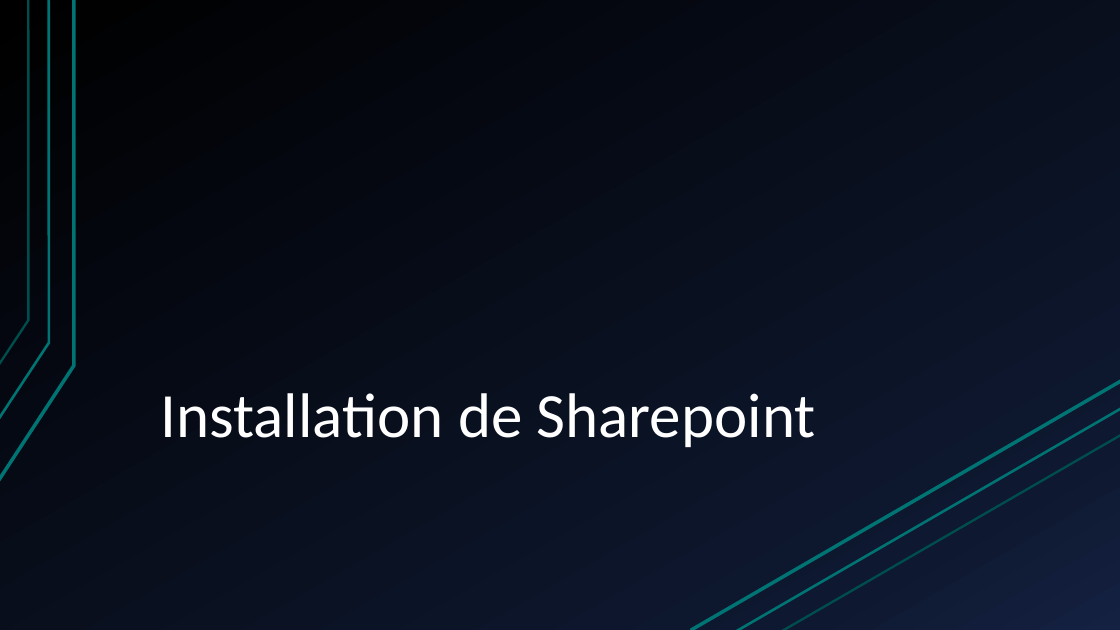
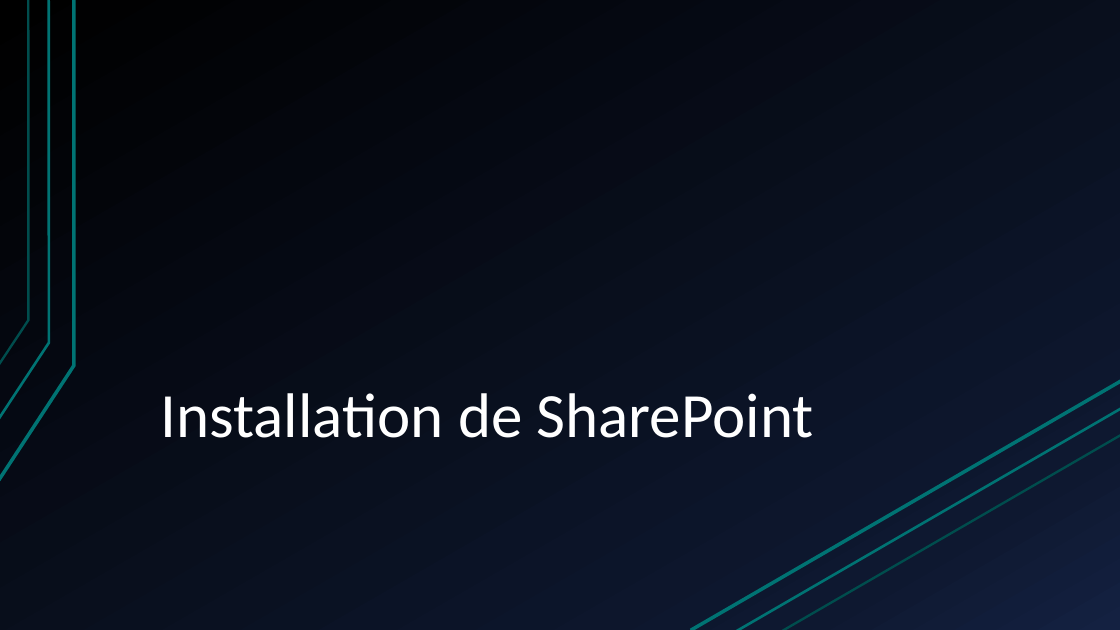
Before and after one commit to JojoTech-IT/Formation, a slide deck: slide 15 of Formation - installation, configuration et sécurisation de sharepoint.pptx (slide 14 before the commit). Drawn at 1120x630 pixels with LibreOffice and Linux fonts; fonts in the diff are those of the drawing. Boxes give left, top, right and bottom in pixels: in the first picture for what was removed or moved away, otherwise in the second. Text is boxed around its words. In the diff, an @@ line names an element or a change of style, - is before the commit and + after.

Commit message:
ajout procedure install et prsentation sharepoint edit 01/02/2024

```diff
--- a/Formation - installation, configuration et sécurisation de sharepoint.pptx
+++ b/Formation - installation, configuration et sécurisation de sharepoint.pptx
@@ title at (161, 393, 814, 438): text changed @@
-Installation de Sharepoint
+Installation de SharePoint
```
Also in this commit, not shown: 10 other slides changed, 12 slides added, 4 slides removed, 1 other file.
